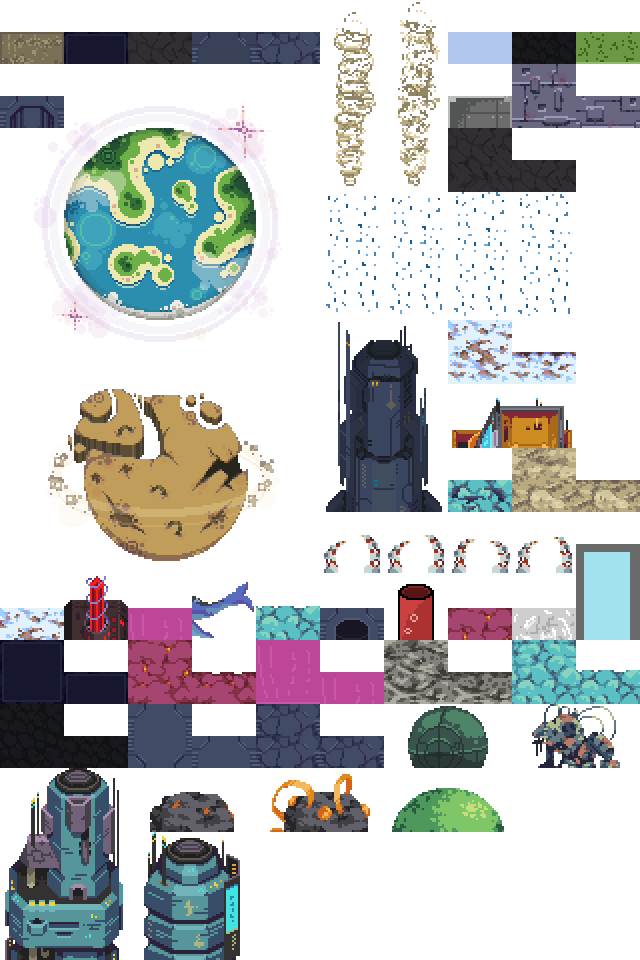
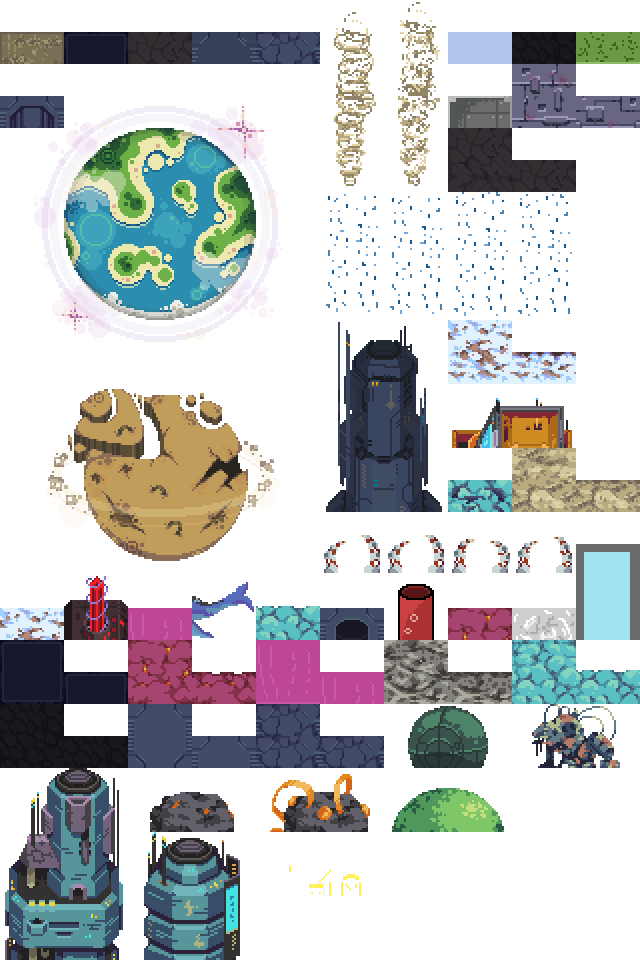
Before/after of a w=640, h=960 layered artwork. What changed in the layer stack:
added layer "asteroid-city-above" above "annihilation-injector-top" over [289, 866, 361, 896]
